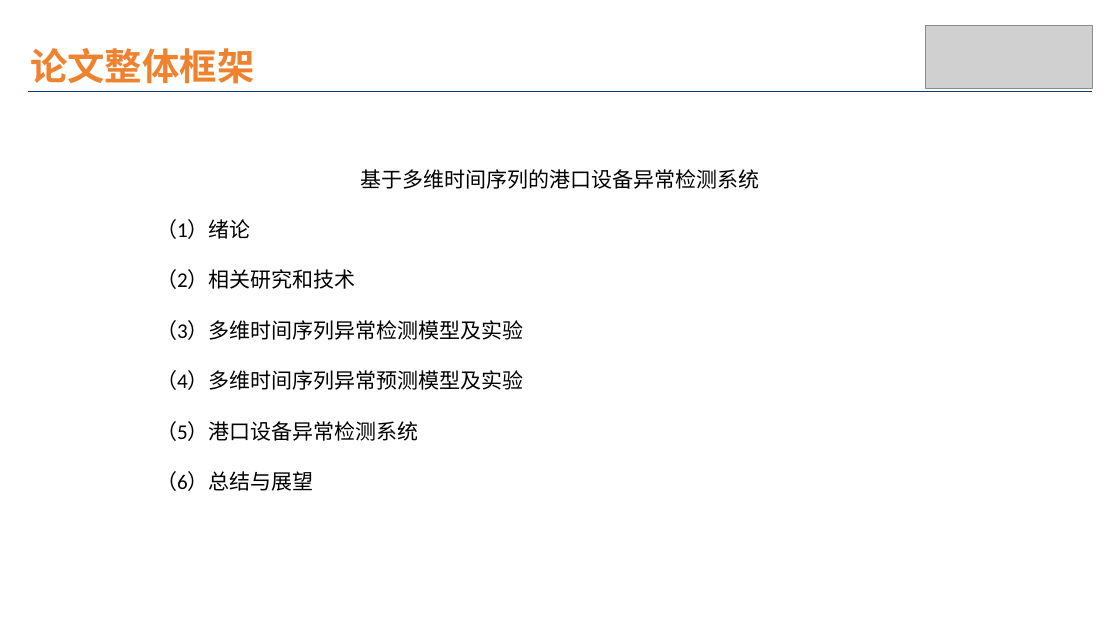
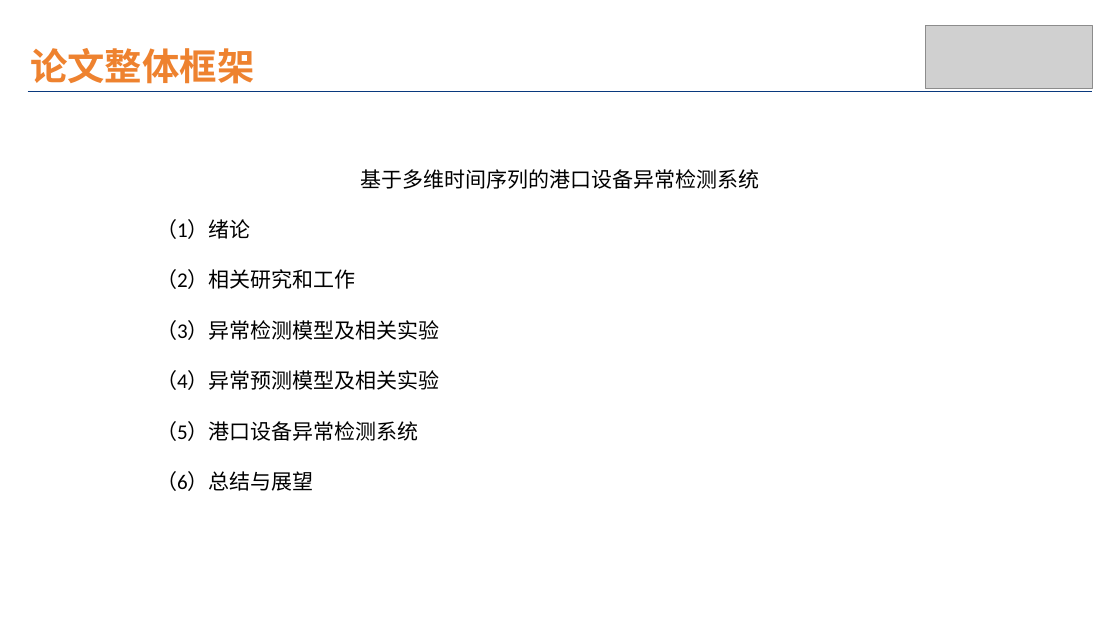
Before and after one commit to wuchenhu98/lunwen, a slide deck: slide 1 of 论文模型.pptx. Drawn at 1120x630 pixels with LibreOffice and Linux fonts; fonts in the diff are those of the drawing; grey boxes stand for pictures. Boxes give left, top, right and bottom in pixels: in the first picture for what was removed or moved away, otherwise in the second. Text is boxed around its words. In the diff, an @@ line names an element or a change of style, - is before the commit and + after.

```diff
--- a/论文模型.pptx
+++ b/论文模型.pptx
@@ text at (156,269,440,390): text changed @@
-（2）相关研究和技术
-（3）多维时间序列异常检测模型及实验
-（4）多维时间序列异常预测模型及实验
+（2）相关研究和工作
+（3）异常检测模型及相关实验
+（4）异常预测模型及相关实验
```
Also in this commit, not shown: 3 other slides changed.
